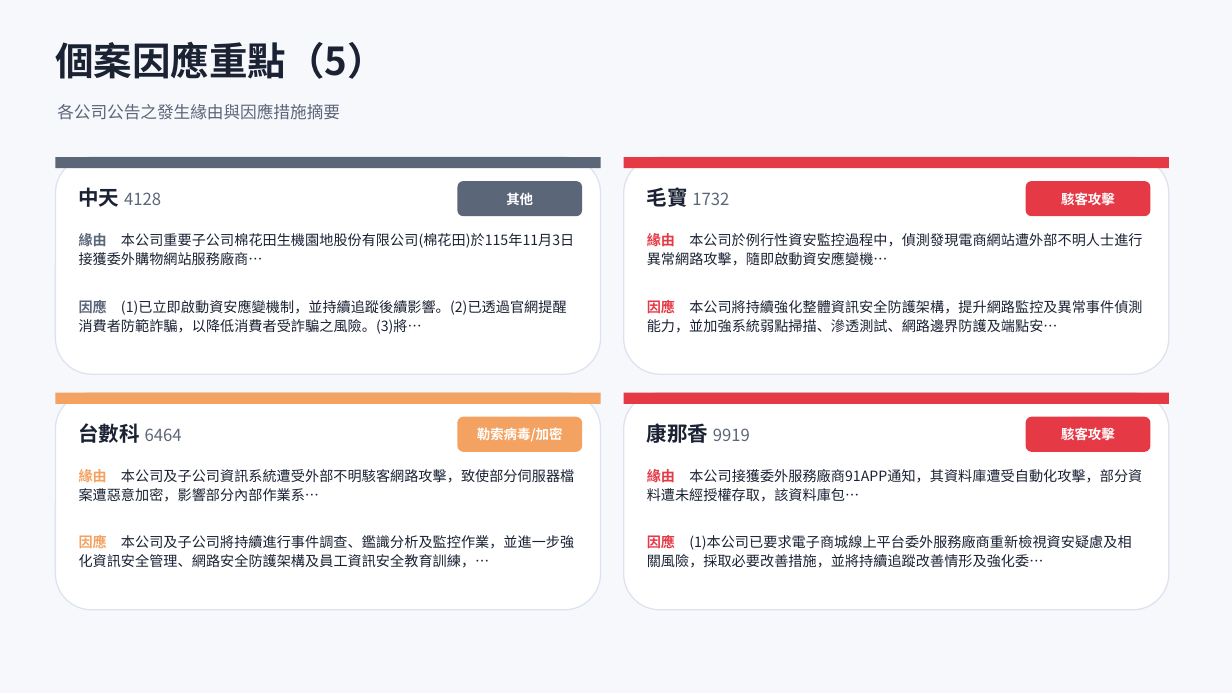
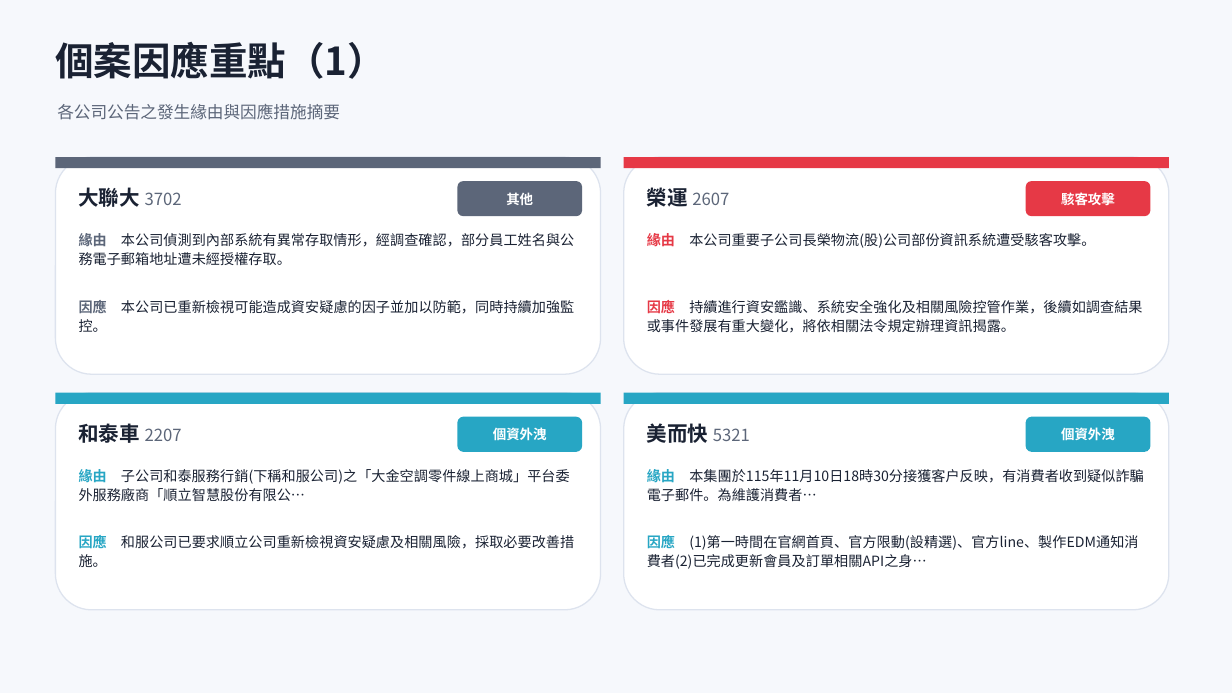
Before and after one commit to Johnnylin77/mops-isec-monitor, a slide deck: slide 6 of 資安事件因應分析.pptx (slide 10 before the commit). Drawn at 1232x693 pixels with LibreOffice and Linux fonts; fonts in the diff are those of the drawing. Boxes give left, top, right and bottom in pixels: in the first picture for what was removed or moved away, otherwise in the second. Text is boxed around its words. In the diff, an @@ line names an element or a change of style, - is before the commit and + after.

```diff
--- a/資安事件因應分析.pptx
+++ b/資安事件因應分析.pptx
@@ text at box(55, 42, 386, 79): text changed @@
-個案因應重點（5）
+個案因應重點（1）
@@ text at box(79, 187, 182, 207): text changed @@
-中天 4128
+大聯大 3702
@@ text at box(647, 185, 729, 211): text changed @@
-毛寶 1732
+榮運 2607
@@ text at box(79, 231, 574, 265): text changed @@
-緣由 本公司重要子公司棉花田生機園地股份有限公司(棉花田)於115年11月3日接獲委外購物網站服務廠商…
+緣由 本公司偵測到內部系統有異常存取情形，經調查確認，部分員工姓名與公務電子郵箱地址遭未經授權存取。
@@ text at box(647, 231, 1095, 249): text changed @@
-緣由 本公司於例行性資安監控過程中，偵測發現電商網站遭外部不明人士進行異常網路攻擊，隨即啟動資安應變機…
+緣由 本公司重要子公司長榮物流(股)公司部份資訊系統遭受駭客攻擊。
@@ text at box(79, 298, 574, 316): text changed @@
-因應 (1)已立即啟動資安應變機制，並持續追蹤後續影響。(2)已透過官網提醒消費者防範詐騙，以降低消費者受詐騙之風險。(3)將…
+因應 本公司已重新檢視可能造成資安疑慮的因子並加以防範，同時持續加強監控。
@@ text at box(647, 298, 1142, 333): text changed @@
-因應 本公司將持續強化整體資訊安全防護架構，提升網路監控及異常事件偵測能力，並加強系統弱點掃描、滲透測試、網路邊界防護及端點安…
+因應 持續進行資安鑑識、系統安全強化及相關風險控管作業，後續如調查結果或事件發展有重大變化，將依相關法令規定辦理資訊揭露。
@@ rectangle at box(55, 393, 601, 404): fill #F4A261 to #27A6C4 @@
@@ rounded rectangle at box(457, 417, 582, 452): fill #F4A261 to #27A6C4 @@
@@ rectangle at box(624, 393, 1169, 404): fill #E63946 to #27A6C4 @@
@@ rounded rectangle at box(1026, 417, 1151, 452): fill #E63946 to #27A6C4 @@
@@ text at box(79, 423, 182, 443): text changed @@
-台數科 6464
+和泰車 2207
@@ text at box(493, 427, 547, 440): text changed @@
-勒索病毒/加密
+個資外洩
@@ text at box(647, 423, 750, 443): text changed @@
-康那香 9919
+美而快 5321
@@ text at box(1061, 427, 1115, 440): text changed @@
-駭客攻擊
+個資外洩
@@ text at box(79, 467, 570, 501): text changed @@
-緣由 本公司及子公司資訊系統遭受外部不明駭客網路攻擊，致使部分伺服器檔案遭惡意加密，影響部分內部作業系…
+緣由 子公司和泰服務行銷(下稱和服公司)之「大金空調零件線上商城」平台委外服務廠商「順立智慧股份有限公…
@@ text at box(647, 467, 1143, 501): text changed @@
-緣由 本公司接獲委外服務廠商91APP通知，其資料庫遭受自動化攻擊，部分資料遭未經授權存取，該資料庫包…
+緣由 本集團於115年11月10日18時30分接獲客戶反映，有消費者收到疑似詐騙電子郵件。為維護消費者…
@@ text at box(79, 533, 574, 551): text changed @@
-因應 本公司及子公司將持續進行事件調查、鑑識分析及監控作業，並進一步強化資訊安全管理、網路安全防護架構及員工資訊安全教育訓練，…
+因應 和服公司已要求順立公司重新檢視資安疑慮及相關風險，採取必要改善措施。
@@ text at box(647, 533, 1138, 569): text changed @@
-因應 (1)本公司已要求電子商城線上平台委外服務廠商重新檢視資安疑慮及相關風險，採取必要改善措施，並將持續追蹤改善情形及強化委…
+因應 (1)第一時間在官網首頁、官方限動(設精選)、官方line、製作EDM通知消費者(2)已完成更新會員及訂單相關API之身…
```
Also in this commit, not shown: 11 other slides changed, 1 slide added, 2 other files.
